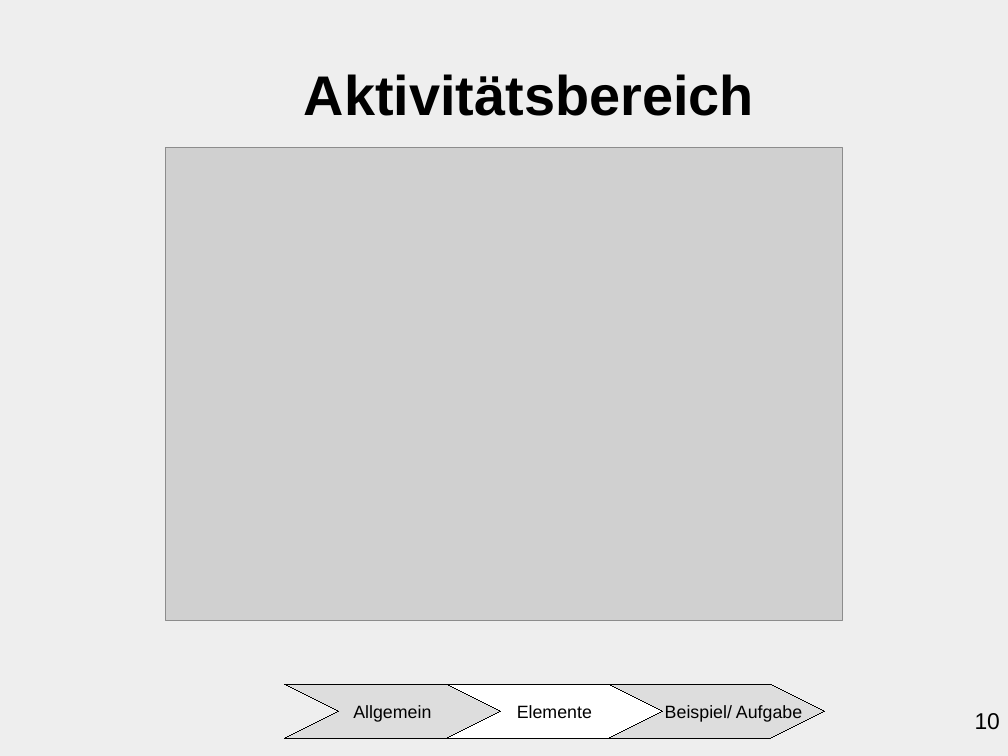
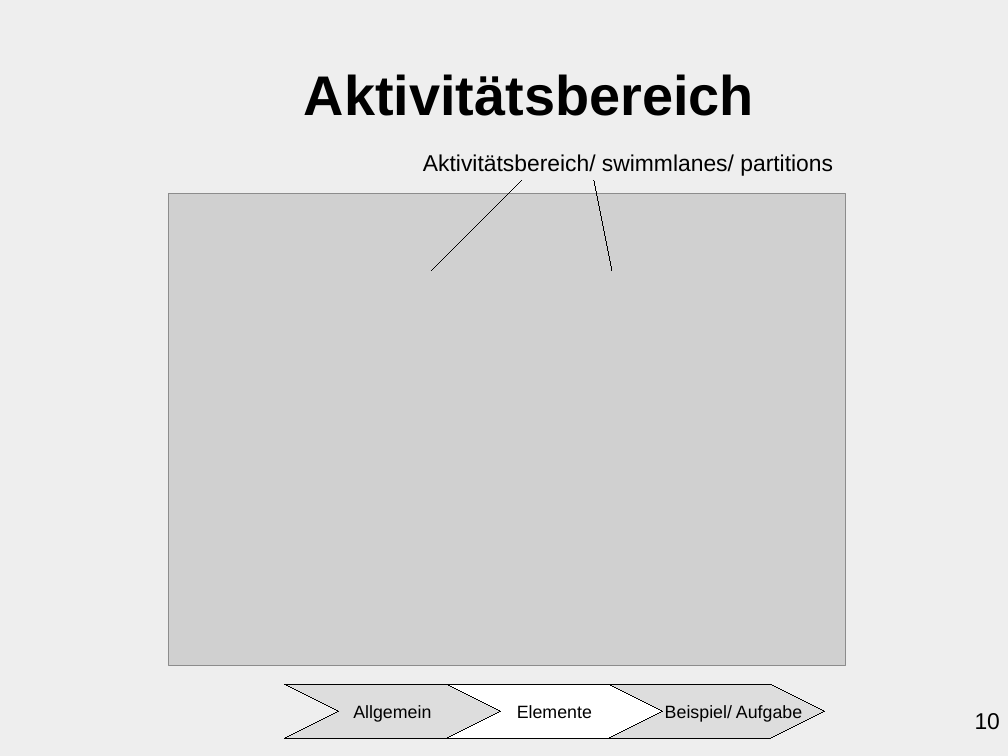
Before and after one commit to ChristianMarzianGithub/VortragAktivitaetsdiagramm, a slide deck: slide 10 of Präsentation Aktivitätsdiagramm/main/AktivitaetsdiagrammCM.odp. Drawn at 1008x756 pixels with LibreOffice and Linux fonts; fonts in the diff are those of the drawing; grey boxes stand for pictures. Boxes give left, top, right and bottom in pixels: in the first picture for what was removed or moved away, otherwise in the second. Text is boxed around its words. In the diff, an @@ line names an element or a change of style, - is before the commit and + after.

```diff
--- a/Präsentation Aktivitätsdiagramm/main/AktivitaetsdiagrammCM.odp
+++ b/Präsentation Aktivitätsdiagramm/main/AktivitaetsdiagrammCM.odp
@@ text added at [423,154,833,176], 18 pt, text #000000 @@
+Aktivitätsbereich/ swimmlanes/ partitions
@@ picture: place and size @@
-picture at [166,147,843,620]
+picture at [169,194,847,667]
@@ line added from (432, 270) to (522, 180), #000000 0 pt @@
@@ line added from (595, 180) to (612, 270), #000000 0 pt @@
```
Also in this commit, not shown: 16 other slides changed.
